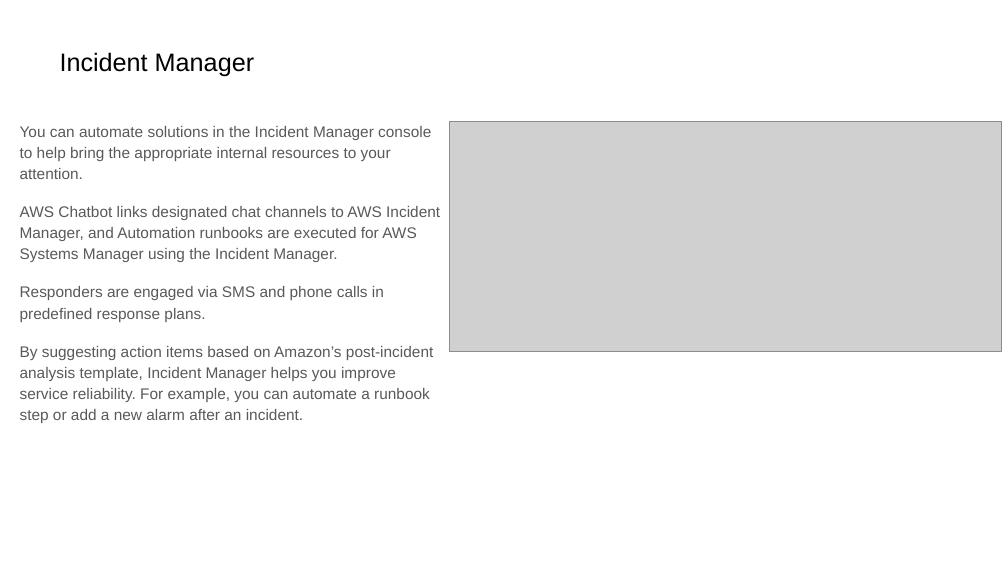
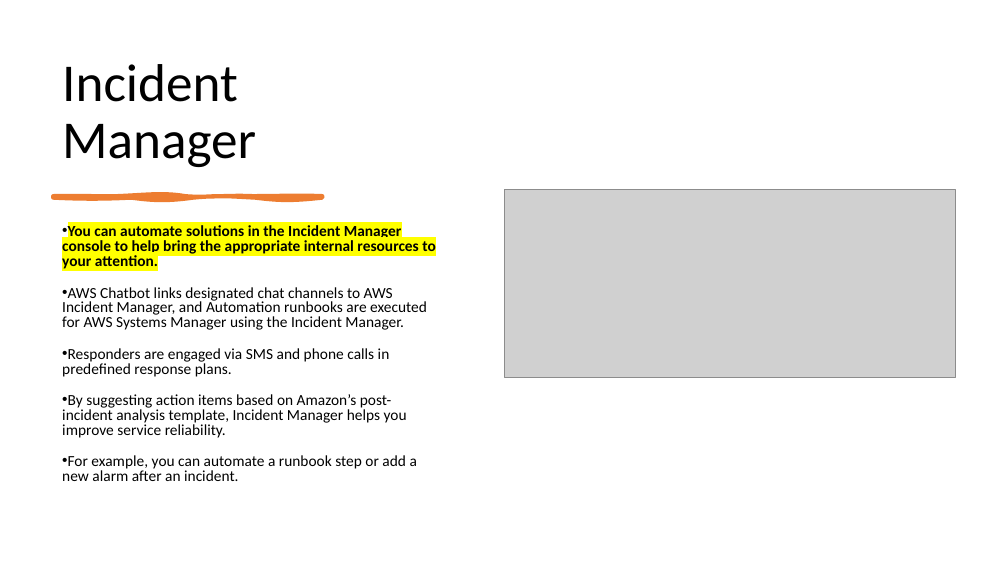
Before and after one commit to IlyaChakun/aws-iba-courses, a slide deck: slide 16 of lecture-materials/Managment&Governance/System-Manager/ssm.pptx (slide 11 before the commit). Drawn at 1008x567 pixels with LibreOffice and Linux fonts; fonts in the diff are those of the drawing; grey boxes stand for pictures. Boxes give left, top, right and bottom in pixels: in the first picture for what was removed or moved away, otherwise in the second. Text is boxed around its words. In the diff, an @@ line names an element or a change of style, - is before the commit and + after.

```diff
--- a/lecture-materials/Managment&Governance/System-Manager/ssm.pptx
+++ b/lecture-materials/Managment&Governance/System-Manager/ssm.pptx
@@ title "Incident Manager": place and size @@
-title "Incident Manager" at [60,52,254,77]
+title "Incident Manager" at [62,64,256,167]
@@ title "Incident Manager" at [62,64,256,167]: size 18 to 38 pt, font Arial to Calibri; vertical alignment middle to bottom @@
@@ freeform shape added at [53,197,323,198], fill #ED7D31, outline #ED7D31 3 pt @@
@@ picture: place and size @@
-picture at [450,122,1002,352]
+picture at [504,190,956,377]
@@ text "You can automate solutions in ...": place and size @@
-text "You can automate solutions in ..." at [20,126,440,423]
+text "You can automate solutions in ..." at [62,225,435,481]
@@ text at [62,225,435,377]: font Arial to Calibri, text colour #595959 to #000000 in "You can automate solutions in the Incident ...", "AWS Chatbot links designated chat channels to ...", "Responders are engaged via SMS and phone ..."; highlight none to #FFFF00, bold on in "You can automate solutions in the Incident ..."; bullet none to •; line spacing 1.15 to 0.8 @@
@@ text at [62,394,417,481]: text changed; font Arial to Calibri; text colour #595959 to #000000 @@
-By suggesting action items based on Amazon’s post-incident analysis template, Incident Manager helps you improve service reliability. For example, you can automate a runbook step or add a new alarm after an incident.
+• By suggesting action items based on Amazon’s post-incident analysis template, Incident Manager helps you improve service reliability.
+• For example, you can automate a runbook step or add a new alarm after an incident.
```
Also in this commit, not shown: 15 other slides changed, 10 slides added, 2 slides removed, 24 other files.
